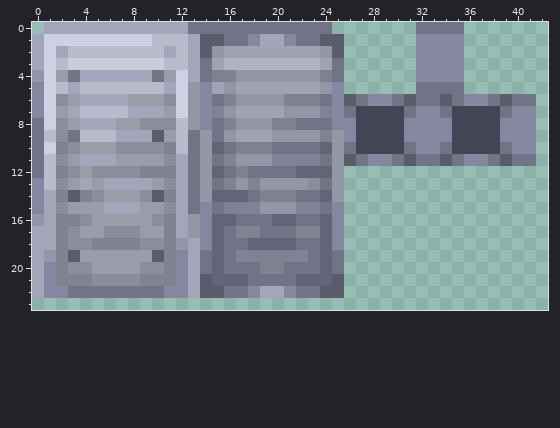
Edited in one commit: pixel-art sprite (src/main/resources/assets/minecraft/textures/combatify/iron_shield_base_nopattern.png). That is the earlier state.
The file is 64x64 pixels. Colours within 5 levels of each other are drawn and written as one. Shown: x 0..42, y 0..23.
The same view after the edit:
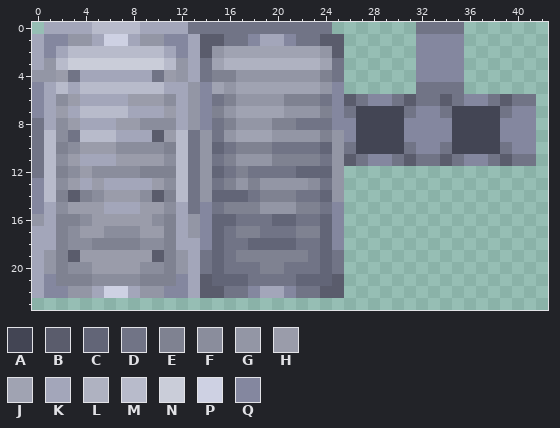
Palette (. is transparent): A #434554  B #5a5c6c  C #626577  D #717486  E #7f8291  F #8a8d9c  G #9396a5  H #9a9caa  J #a0a3b2  K #a3a6ba  L #afb2c1  M #b8bbcb  N #cacdd9  P #ced1e3  Q #84879f
The author wrote: Combatify 1.21.1 1.2.10 Fabric - Shield retextures
What changed:
@@ x 0..14 @@
- 0 .KKKKKKKKKKKKDD
- 1 KPPPPPPPPPMMMKB
- 2 KPKMMMMMMMMKMKB
- 3 KPMNNNNNNNNMMKD
- 4 GPHDKKKKKKDHPKD
- 5 QPMKMMMMMMMKPGQ
- 6 QPFHKKKKHHHFPGQ
- 7 QPHKMMMMKKKHPGQ
- 8 DPFHKKKHHFFFMGQ
+ 0 .KKKKMMMMKKKKDD
+ 1 KQQGGKPPKGGQQKB
+ 2 KQKMMMMMMMMKQKB
+ 3 KGMNNNNNNNNMGKD
+ 4 GGHDKKKKKKDHGKD
+ 5 QKMKMMMMMMMKKGQ
+ 6 QKFHKKKKHHHFKGQ
+ 7 QKHKMMMMKKKHKGQ
+ 8 DKFHKKKHHFFFKGQ
  9 DMFDMMMKKKBHMDG
-10 DPEFHHHFFFFEMDG
-11 DMFHKKKHHHHFKDG
-12 DMEFHFFFFEEEKDG
-13 QMFHKHKKKKHFKDG
-14 QKEBEFHHHFBEKDG
+10 DMEFHHHFFFFEMDG
+11 DMFHKKKHHHHFMDG
+12 DMEFHFFFFEEEMDG
+13 QMFHKHKKKKHFMDG
+14 QMEBEFHHHFBEMDG
 15 QKFHHHKKKHHFKDQ
@@ x 0..14 @@
 17 KKEFHHFFFHHEKGQ
-18 KKEFFEEEEFFEGKQ
-19 KGEBHHHHHHBEQKD
-20 KQEFFHHHHFFEQKD
+18 KKEFFEEEEFFEKKQ
+19 KGEBHHHHHHBEGKD
+20 KGEFFHHHHFFEGKD
 21 KQEEEFFFFEEEQKB
-22 KQQDDDDDDDDQQKB
+22 KQQGGKPPKGGQQKB
 23 ...............
Boxes around the changes in both pictures, in picture pixels (x1, y1, x2, y2):
changed: (44, 22, 188, 202)
changed: (44, 238, 188, 298)
